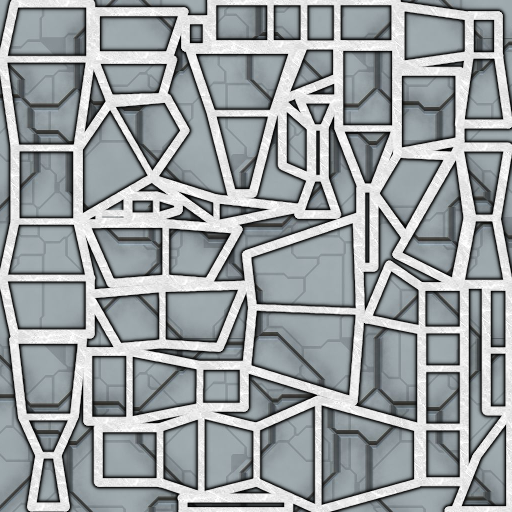
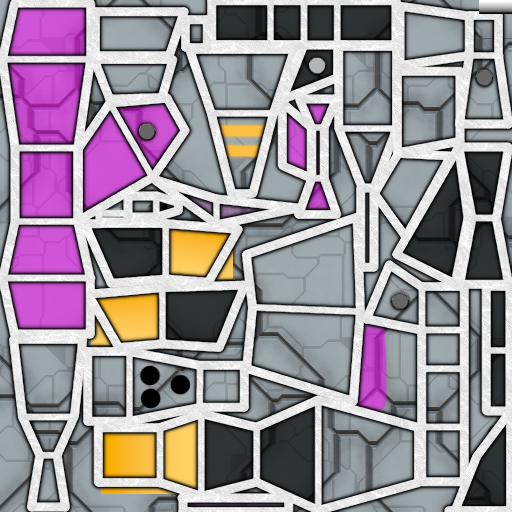
Revision of a layered 512px x 512px image; what changed, layer by layer:
added layer "perimetro #1" above "andkill2.png" over [479, 0, 512, 14]
added layer "cannon" above "perimetro copia" over [139, 203, 191, 409]
painted on "perimetro copia" over [479, 0, 512, 14]
added layer "pernosfuma" (32%) above "perno" over [137, 57, 493, 310]
added layer "perno" above "perno copia #3" over [139, 58, 492, 309]
added layer "perno copia #3" above "perno copia #2" over [133, 52, 498, 315]
added layer "perno copia #2" above "perno copia #1" over [133, 52, 498, 315]
added layer "perno copia #1" above "perno copia" over [133, 52, 498, 315]
added layer "perno copia" above "luci copia #1" over [133, 52, 498, 315]
added layer "luci copia #1" above "luci copia" over [209, 122, 272, 161]
added layer "luci copia" above "luci" over [209, 122, 272, 161]
added layer "luci" above "scuro" over [91, 126, 271, 494]
added layer "scuro" (70%) above "colore" over [88, 0, 512, 507]
added layer "colore" (50%) above "Livello incollato copia" over [8, 5, 387, 507]
